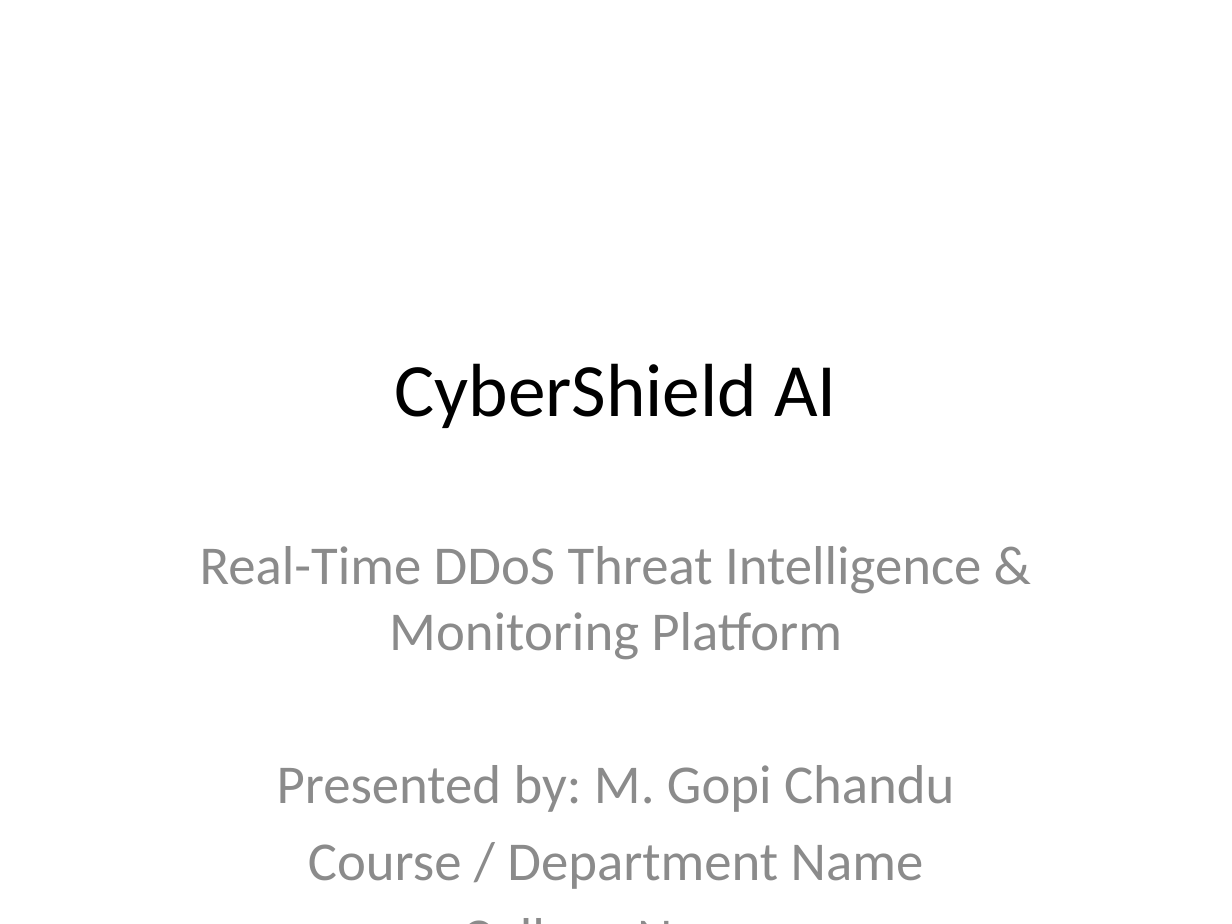
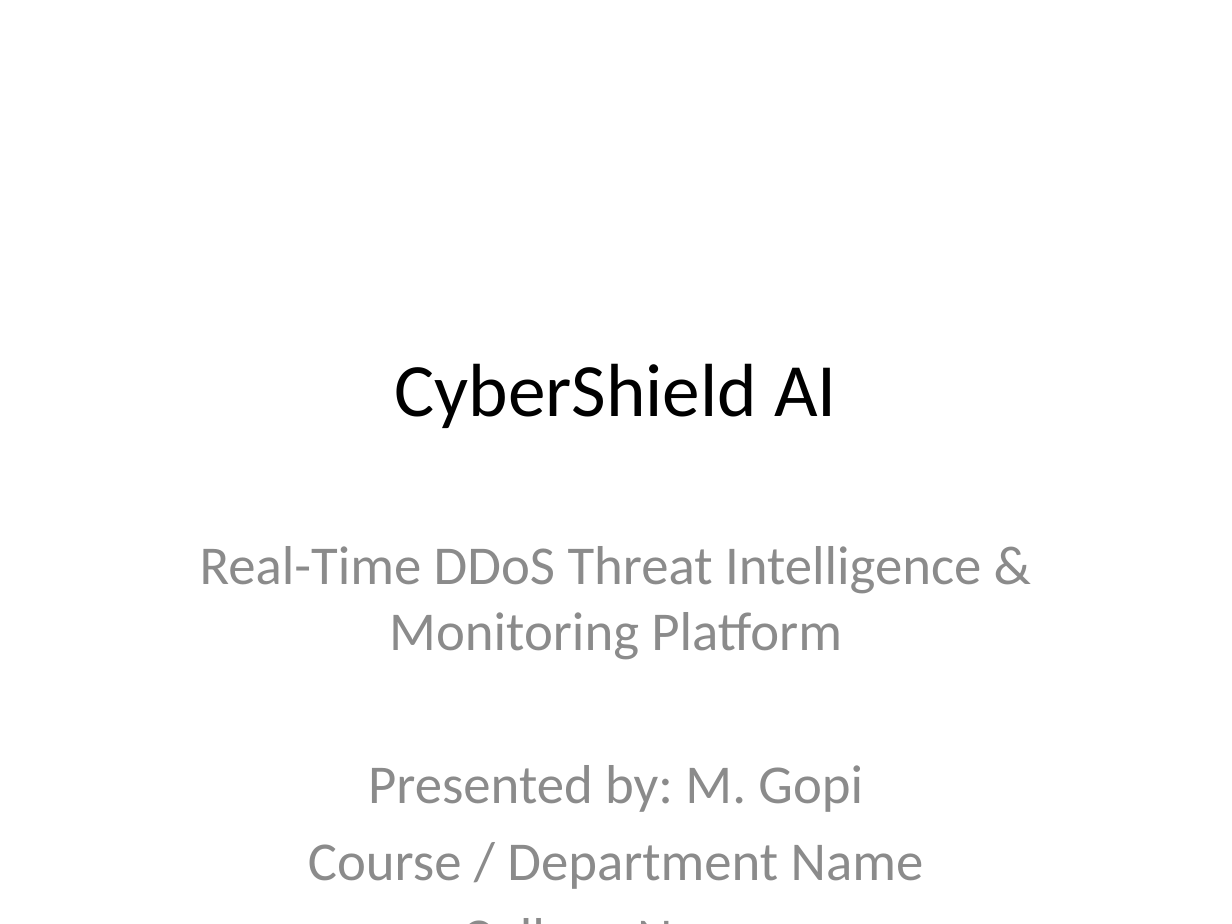
Before and after one commit to gopimothukuri07-cmd/cybershield-ai, a slide deck: slide 1 of CyberShield_AI_Presentation.pptx. Drawn at 1232x924 pixels with LibreOffice and Linux fonts; fonts in the diff are those of the drawing. Boxes give left, top, right and bottom in pixels: in the first picture for what was removed or moved away, otherwise in the second. Text is boxed around its words. In the diff, an @@ line names an element or a change of style, - is before the commit and + after.

Commit message:
feat: Update name to M. Gopi and format link text in presentation

```diff
--- a/CyberShield_AI_Presentation.pptx
+++ b/CyberShield_AI_Presentation.pptx
@@ subtitle at box(368, 765, 863, 812): text changed @@
-Presented by: M. Gopi Chandu
+Presented by: M. Gopi
```
Also in this commit, not shown: 4 other files.
